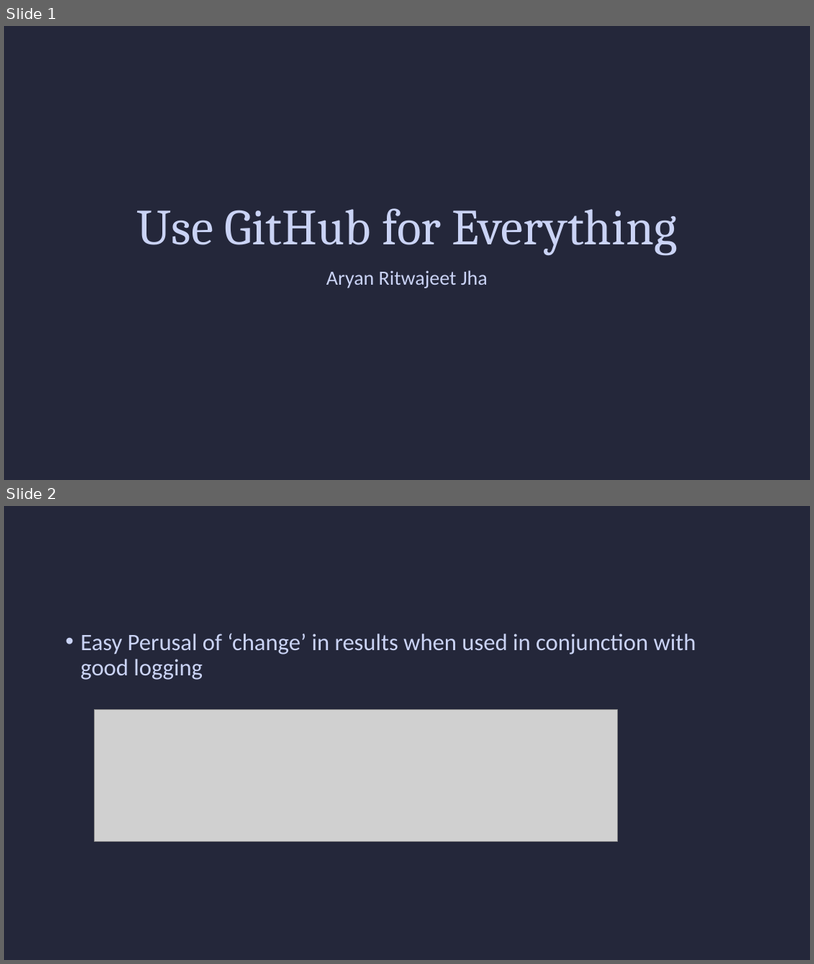
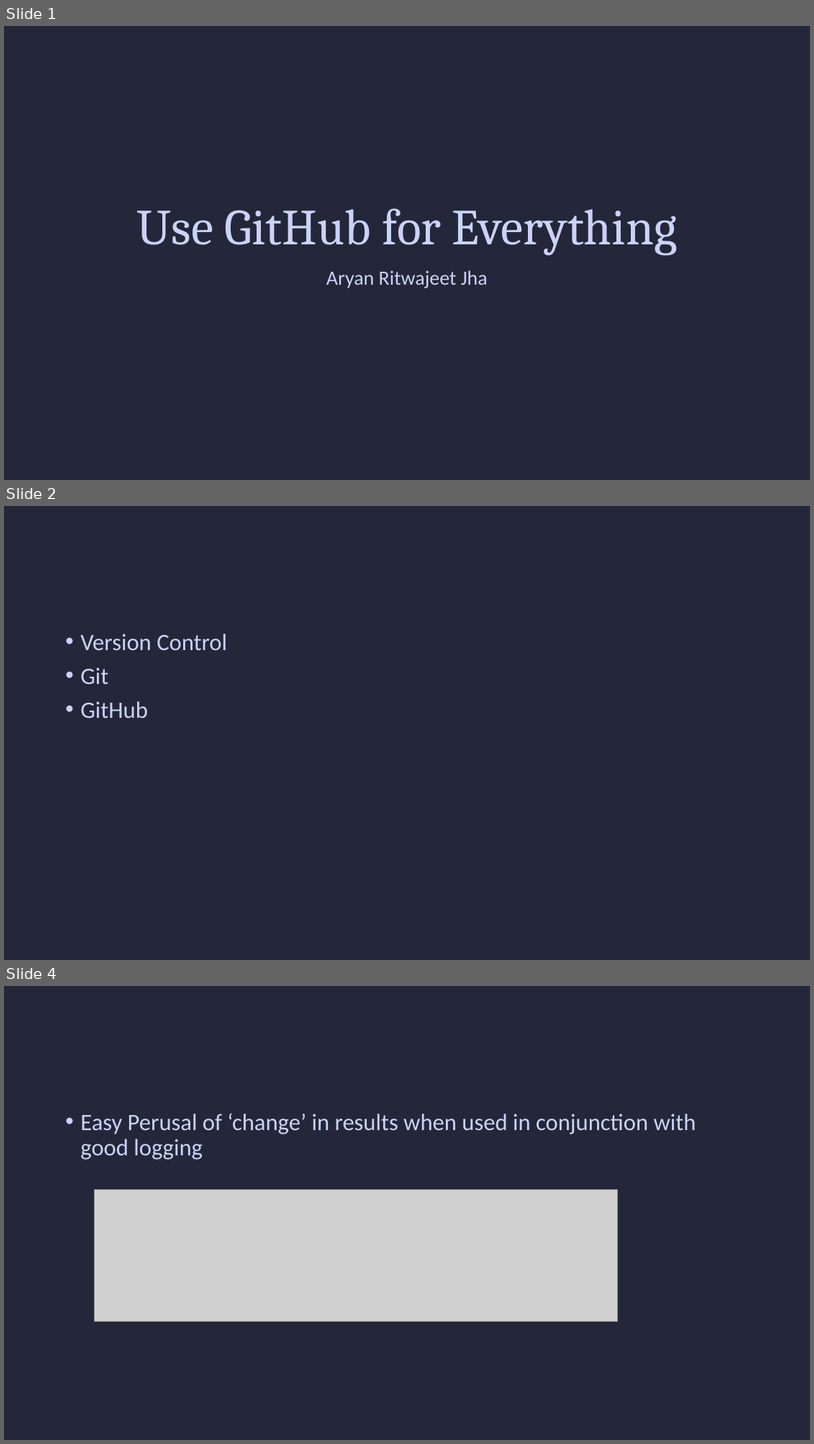
Before and after one commit to Realife-Brahmin/OriginalDocsHub-WSU-OneDrive, a slide deck: use-github-for-everything_Jha_Aryan.potx. Shown one above the other, each under a label of ours: slides 1 and 2 before the commit, slides 1, 2 and 4 after it; the slides between them are not shown. The pictures are 814x964 and 814x1444 pixels, drawn with LibreOffice and Linux fonts; fonts in the diff are those of the drawing; grey boxes stand for pictures. Boxes give left, top, right and bottom in pixels: in the first picture for what was removed or moved away, otherwise in the second. Text is boxed around its words. In the diff, an @@ line names an element or a change of style, - is before the commit and + after.

```diff
--- a/use-github-for-everything_Jha_Aryan.potx
+++ b/use-github-for-everything_Jha_Aryan.potx
@@ slide 2 added at <box>4,506,810,960</box>, background #24273A @@
@@ text added at <box>80,633,227,718</box>, 28 pt, text #CAD3F5 @@
+• Version Control
+• Git
+• GitHub
@@ what was slide 2 is now slide 4 @@
```
Also in this commit, not shown: 5 other slides added.
